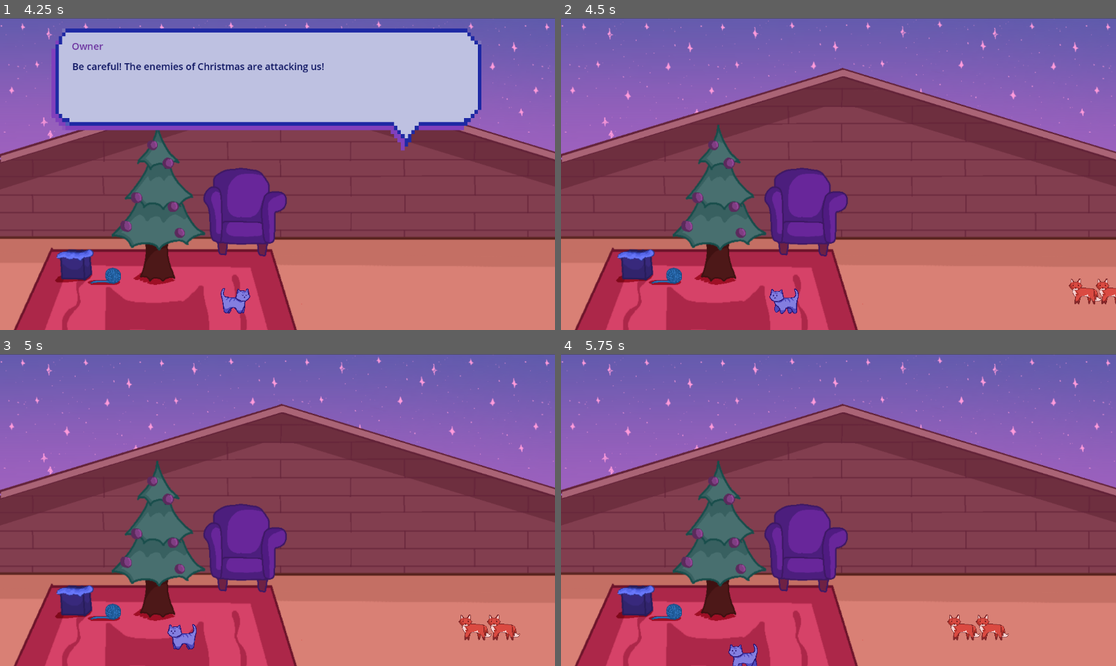
Above: before the commit, frames 1-4 (two rows, left to right).
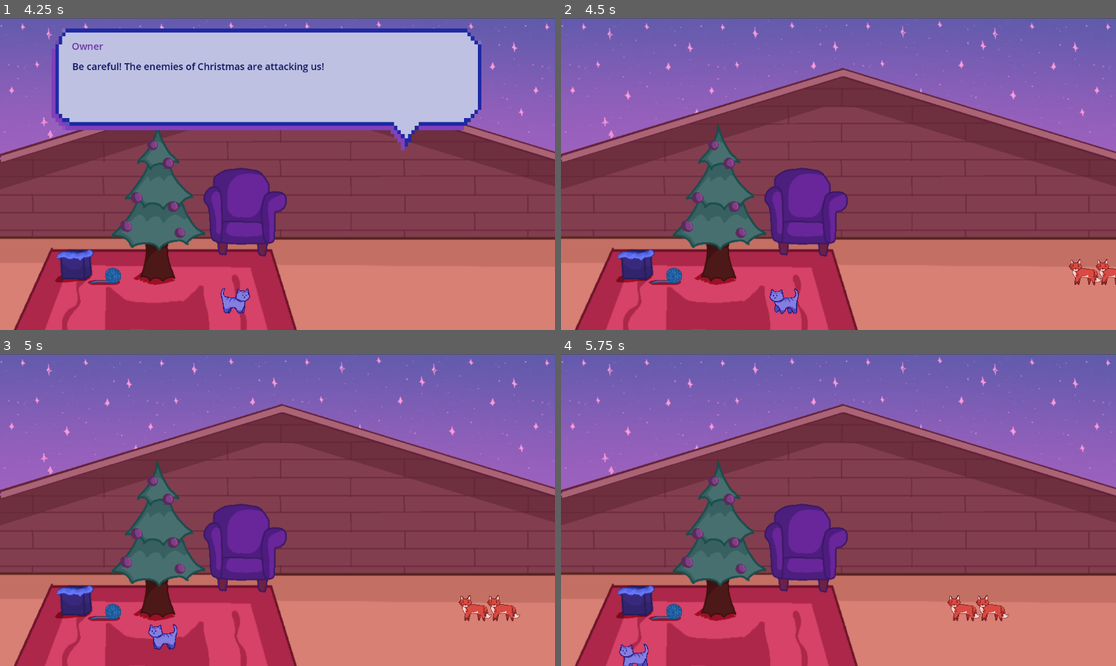
Above: after the commit, the same moments.

Repository: purple-affogato/magic-xmas-cat-game
Game: Godot game, scene res://past_level.tscn
Same seed, same stepped clock (60 frames per second), same inputs: the game is played once before the commit and once after it. This scene is started directly instead of the project's main scene.
Inputs:
- Up to frame 1 (4.25 s): tap Enter (ui_accept) at 0.5, 0.77, 1.25, 1.52, 2, 2.75, 3.02, 3.5, 3.77 s; hold Right (ui_right) 0.53-1.28 s; hold Down (ui_down) 1.28-2.03 s; hold Right (ui_right) 2.03-2.78 s; hold Up (ui_up) 2.78-3.53 s; hold Left (ui_left) from 3.53 s (still down)
- Up to frame 2 (4.5 s): keep holding Left (ui_left); tap Enter (ui_accept) at 4.25 s
- Up to frame 3 (5 s): keep holding Left (ui_left); tap Enter (ui_accept) at 4.52 s
- Up to frame 4 (5.75 s): release Left (ui_left) at 5.03 s; hold Down (ui_down) from 5.03 s (still down)

Frame 1 is identical in both runs. In frame 2, 0.8% of the frame differs, in the area x 91-100%, y 77-92%; in frame 3, 1.4%; in frame 4, 1.5%, in the area x 10-81%, y 77-100%.

Commit message:
adjusted collision shapes for obstructions

Diff:
--- a/past_level.tscn
+++ b/past_level.tscn
@@ -7,10 +7,10 @@
 [ext_resource type="PackedScene" uid="uid://dlhppyw3lsjyk" path="res://dialogue_box.tscn" id="5_ntd08"]
 
 [sub_resource type="RectangleShape2D" id="RectangleShape2D_m0tjr"]
-size = Vector2(305, 661)
+size = Vector2(61, 661)
 
 [sub_resource type="RectangleShape2D" id="RectangleShape2D_7obtn"]
-size = Vector2(1161, 550)
+size = Vector2(1161, 474)
 
 [sub_resource type="RectangleShape2D" id="RectangleShape2D_5oe7y"]
 size = Vector2(1167, 76)
@@ -26,6 +26,9 @@
 
 [sub_resource type="RectangleShape2D" id="RectangleShape2D_h4pf8"]
 size = Vector2(181, 195)
+
+[sub_resource type="RectangleShape2D" id="RectangleShape2D_vy3au"]
+size = Vector2(298, 112)
 
 [node name="PastLevel" type="Node2D"]
 script = ExtResource("1_ckfk8")
@@ -43,11 +46,11 @@
 [node name="Obstructions" type="StaticBody2D" parent="."]
 
 [node name="left" type="CollisionShape2D" parent="Obstructions"]
-position = Vector2(98.5, 324)
+position = Vector2(-23.5, 324)
 shape = SubResource("RectangleShape2D_m0tjr")
 
 [node name="top" type="CollisionShape2D" parent="Obstructions"]
-position = Vector2(576.5, 230)
+position = Vector2(576.5, 192)
 shape = SubResource("RectangleShape2D_7obtn")
 
 [node name="bottom" type="CollisionShape2D" parent="Obstructions"]
@@ -59,16 +62,20 @@
 shape = SubResource("RectangleShape2D_w3ds0")
 
 [node name="tree" type="CollisionShape2D" parent="Obstructions"]
-position = Vector2(326, 515)
+position = Vector2(327, 452)
 shape = SubResource("RectangleShape2D_fwgeu")
 
 [node name="sofa" type="CollisionShape2D" parent="Obstructions"]
-position = Vector2(503, 476.5)
+position = Vector2(501, 395)
 shape = SubResource("RectangleShape2D_166fq")
 
 [node name="tree2" type="CollisionShape2D" parent="Obstructions"]
-position = Vector2(330.5, 451.5)
+position = Vector2(333, 371)
 shape = SubResource("RectangleShape2D_h4pf8")
+
+[node name="gifts" type="CollisionShape2D" parent="Obstructions"]
+position = Vector2(152, 482)
+shape = SubResource("RectangleShape2D_vy3au")
 
 [node name="Cat" parent="." instance=ExtResource("1_s4ikg")]
 position = Vector2(493, 585)
@@ -76,7 +83,7 @@
 [node name="DialogueBox" parent="." instance=ExtResource("5_ntd08")]
 
 [node name="SpawnPoint1" type="Marker2D" parent="."]
-position = Vector2(1162, 567)
+position = Vector2(1156, 527)
 
 [node name="SpawnPoint2" type="Marker2D" parent="."]
 position = Vector2(1161, 611)
Not shown: 1 places in past_level.tscn that only renumber resources
